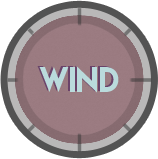
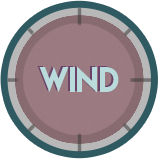
The second 158x159 image is a revision of the first. Changes to its layers:
painted on "Shape 8 copy 3", masked it over [27, 28, 132, 132]
painted on "Shape 8 copy 2", masked it over [27, 28, 132, 132]
painted on "Shape 8 copy", masked it over [7, 78, 152, 82]
painted on "Shape 8", masked it over [77, 15, 82, 152]
painted on "Shape 2", masked it over [7, 7, 151, 152]
